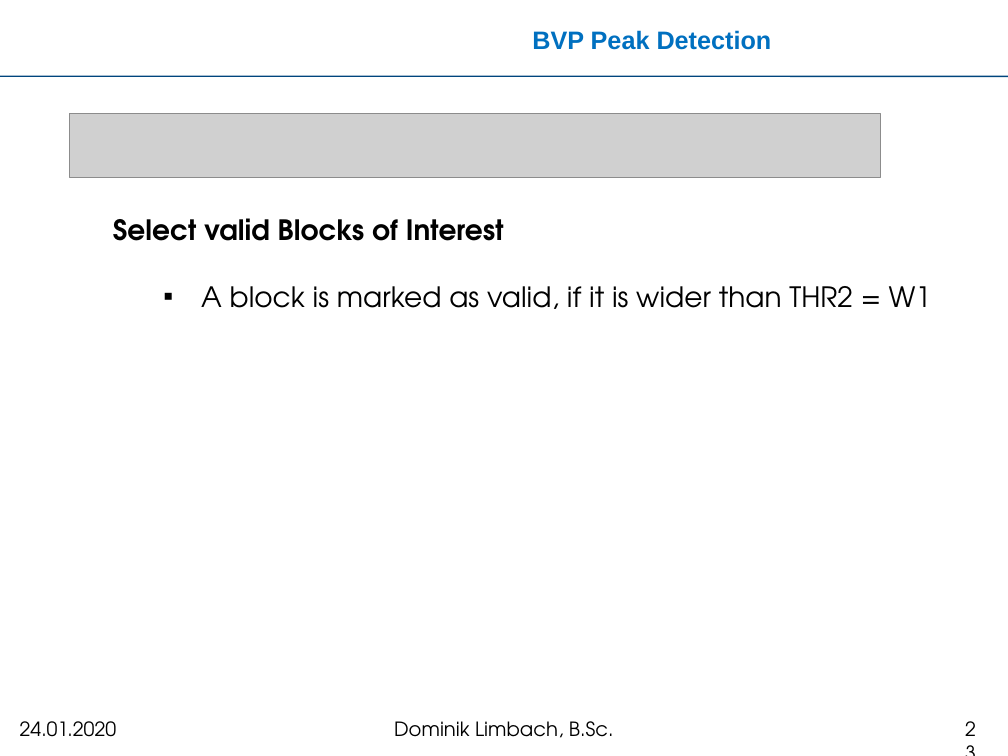
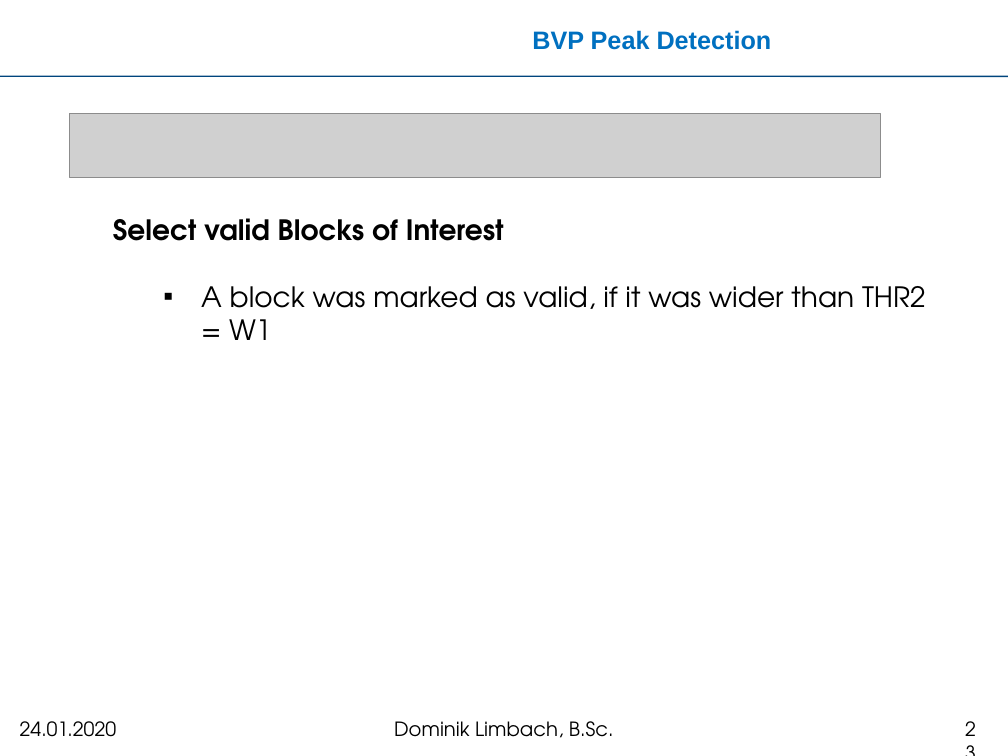
Before and after one commit to meistalampe/MTEC, a slide deck: slide 23 of Kolloquium-Master/kolloquium.pptx. Drawn at 1008x756 pixels with LibreOffice and Linux fonts; fonts in the diff are those of the drawing; grey boxes stand for pictures; background and template pictures are left out. Boxes give left, top, right and bottom in pixels: in the first picture for what was removed or moved away, otherwise in the second. Text is boxed around its words. In the diff, an @@ line names an element or a change of style, - is before the commit and + after.

```diff
--- a/Kolloquium-Master/kolloquium.pptx
+++ b/Kolloquium-Master/kolloquium.pptx
@@ text at box(201, 286, 926, 340): text changed @@
-  ▪ A block is marked as valid, if it is wider than THR2 = W1
+  ▪ A block was marked as valid, if it was wider than THR2 = W1
```
Also in this commit, not shown: 14 other slides changed.
